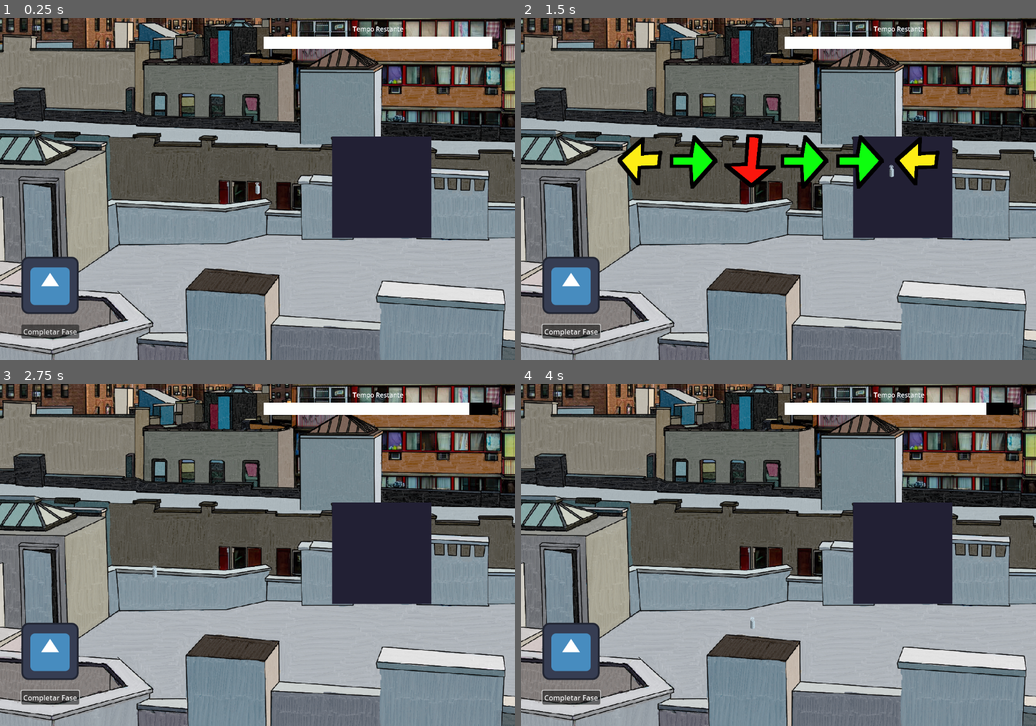
Above: before the commit, frames 1-4 (two rows, left to right).
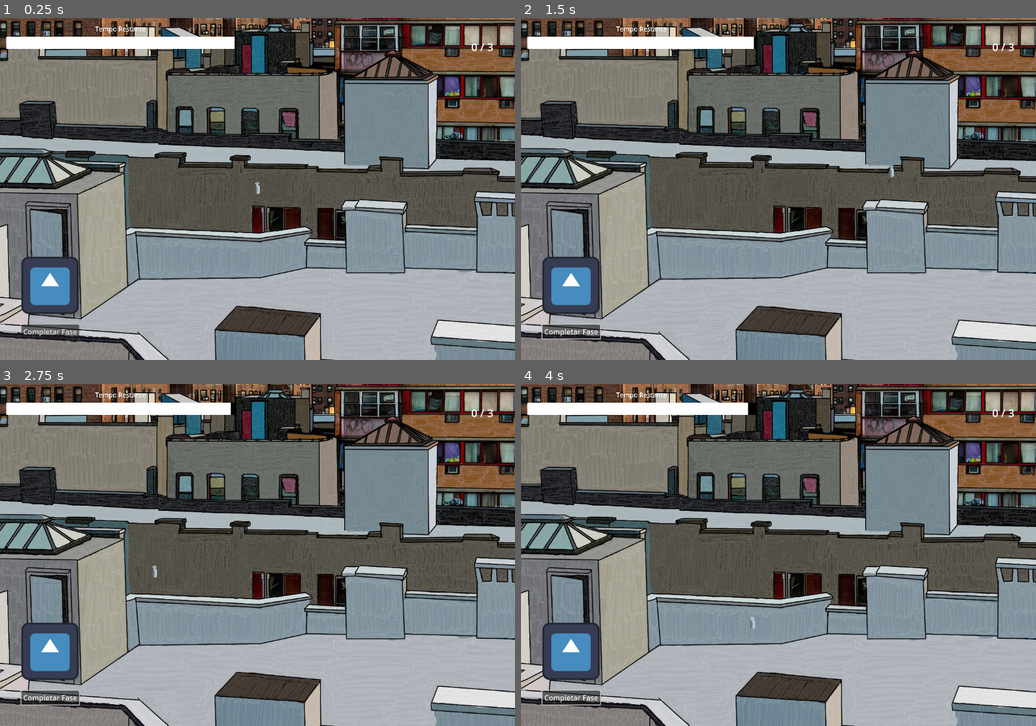
Above: after the commit, the same moments.

Repository: SrZolda/Jogo_Das_Paginas_De_Codigo
Game: Godot game, scene res://levels/level_scene_test/level_scene_test.tscn
The game is run twice, just before and just after one commit, with the same random seed, the same clock (stepped at 60 frames per second) and the same inputs. Before the commit the project starts from res://levels/main_scene/main_scene.tscn. The engine's default icon, where the game draws it, is replaced by a stand-in: a white triangle on a blue panel in a dark square.
Inputs (mouse positions are in pixels of both pictures, inside the frame that each line leads up to):
- Up to frame 1 (0.25 s): no input
- Up to frame 2 (1.5 s): click "Completar Fase" at 0.5 s; tap Enter at 1.25 s; move the mouse to (891, 171) at 1.27 s; hold D (right) from 1.28 s (still down); click (891, 171) at 1.35 s
- Up to frame 3 (2.75 s): move the mouse to (154, 572) at 2.02 s; release D (right) at 2.03 s; hold S (down) from 2.03 s (still down); click (154, 572) at 2.1 s
- Up to frame 4 (4 s): tap Space at 2.75 s; move the mouse to (830, 479) at 2.77 s; release S (down) at 2.78 s; hold D (right) 2.78-3.53 s; click (830, 479) at 2.85 s; tap Enter at 3.5 s; move the mouse to (752, 623) at 3.52 s; hold W (up) from 3.53 s (still down); click (752, 623) at 3.6 s

The runs differ from the first frame. In frame 1, 72% of the frame differs, in the area x 0-100%, y 0-100%; in frame 2, 73%; in frame 3, 72%; in frame 4, 72%.
Error before the commit: Cannot call method 'get_child_count' on a null value. (res://levels/level_scene_template/level_scene_template.gd:35)

Commit message:
ajeitei algumas coisas

Diff:
--- a/jogo_das_paginas_de_codigo/levels/level_scene_template/level_scene_template.tscn
+++ b/jogo_das_paginas_de_codigo/levels/level_scene_template/level_scene_template.tscn
@@ -1,9 +1,6 @@
-[gd_scene load_steps=9 format=3 uid="uid://cvvn0fkdjvsyv"]
+[gd_scene load_steps=6 format=3 uid="uid://cvvn0fkdjvsyv"]
 
 [ext_resource type="Script" uid="uid://bt8temlmwiamk" path="res://levels/level_scene_template/level_scene_template.gd" id="1_oibpb"]
-[ext_resource type="PackedScene" uid="uid://brqnoy5qrwrmd" path="res://scenes/wall/wall.tscn" id="2_k7gud"]
-[ext_resource type="Texture2D" uid="uid://6v54l87thris" path="res://assets/wall/blank_wall.png" id="3_wr4e3"]
-[ext_resource type="Texture2D" uid="uid://cwo2xqa8t66tq" path="res://assets/wall/images.jpeg" id="4_1mmg1"]
 [ext_resource type="PackedScene" uid="uid://d02bwi8tiuptm" path="res://scenes/mouse_pointer/mouse_pointer.tscn" id="5_6bycu"]
 [ext_resource type="PackedScene" uid="uid://y5f7l582mohr" path="res://scenes/status/status.tscn" id="6_tebq0"]
 [ext_resource type="PackedScene" uid="uid://dqilgv6g0xj2k" path="res://scenes/complete_level/complete_level.tscn" id="7_8vc2g"]
@@ -20,16 +17,10 @@
 
 [node name="NotCanvas" type="Node2D" parent="."]
 
+[node name="BGSprite" type="Sprite2D" parent="NotCanvas"]
+centered = false
+
 [node name="WallHolder" type="Node2D" parent="NotCanvas"]
-
-[node name="Wall" parent="NotCanvas/WallHolder" instance=ExtResource("2_k7gud")]
-position = Vector2(385, 379)
-blank_image = ExtResource("3_wr4e3")
-
-[node name="Wall2" parent="NotCanvas/WallHolder" instance=ExtResource("2_k7gud")]
-position = Vector2(854, 379)
-blank_image = ExtResource("3_wr4e3")
-image = ExtResource("4_1mmg1")
 
 [node name="MousePointer" parent="NotCanvas" instance=ExtResource("5_6bycu")]
 position = Vector2(565, 295)
--- /dev/null
+++ b/jogo_das_paginas_de_codigo/levels/level_scene_test/level_scene_test.tscn
@@ -0,0 +1,37 @@
+[gd_scene load_steps=7 format=3 uid="uid://bxulghkh3ys0p"]
+
+[ext_resource type="PackedScene" uid="uid://cvvn0fkdjvsyv" path="res://levels/level_scene_template/level_scene_template.tscn" id="1_s383y"]
+[ext_resource type="Texture2D" uid="uid://id8hg8b0bm44" path="res://assets/tela/paisagem sem os grafitti.png" id="2_vnvo1"]
+[ext_resource type="PackedScene" uid="uid://brqnoy5qrwrmd" path="res://scenes/wall/wall.tscn" id="3_wbn2i"]
+[ext_resource type="Texture2D" uid="uid://c83qiop5evbse" path="res://assets/tela/A/a1.png" id="4_8ekwh"]
+[ext_resource type="Texture2D" uid="uid://blskixxw6umwp" path="res://assets/tela/A/a3.png" id="5_hwq71"]
+[ext_resource type="Texture2D" uid="uid://d3dmef76hhutg" path="res://assets/tela/A/a4.png" id="6_7libp"]
+
+[node name="LevelSceneTest" instance=ExtResource("1_s383y")]
+
+[node name="BGSprite" parent="NotCanvas" index="0"]
+texture = ExtResource("2_vnvo1")
+
+[node name="a1" parent="NotCanvas/WallHolder" index="0" instance=ExtResource("3_wbn2i")]
+position = Vector2(92, 530)
+image = ExtResource("4_8ekwh")
+
+[node name="base" type="Sprite2D" parent="NotCanvas/WallHolder/a1" index="2"]
+visible = false
+texture = ExtResource("4_8ekwh")
+
+[node name="a2" parent="NotCanvas/WallHolder" index="1" instance=ExtResource("3_wbn2i")]
+position = Vector2(228, 507)
+image = ExtResource("5_hwq71")
+
+[node name="base2" type="Sprite2D" parent="NotCanvas/WallHolder/a2" index="2"]
+visible = false
+texture = ExtResource("5_hwq71")
+
+[node name="a3" parent="NotCanvas/WallHolder" index="2" instance=ExtResource("3_wbn2i")]
+position = Vector2(100, 339)
+image = ExtResource("6_7libp")
+
+[node name="base3" type="Sprite2D" parent="NotCanvas/WallHolder/a3" index="2"]
+visible = false
+texture = ExtResource("6_7libp")
--- a/jogo_das_paginas_de_codigo/levels/main_scene/main_scene.tscn
+++ /dev/null
@@ -1,93 +0,0 @@
-[gd_scene load_steps=12 format=3 uid="uid://cvvn0fkdjvsyv"]
-
-[ext_resource type="Script" uid="uid://bt8temlmwiamk" path="res://levels/main_scene/main_scene.gd" id="1_cb0mp"]
-[ext_resource type="PackedScene" uid="uid://okdrxmc0oc7g" path="res://scenes/timer/timer.tscn" id="1_k5nll"]
-[ext_resource type="Texture2D" uid="uid://id8hg8b0bm44" path="res://assets/tela/paisagem sem os grafitti.png" id="2_3tp3v"]
-[ext_resource type="PackedScene" uid="uid://dqilgv6g0xj2k" path="res://scenes/complete_level/complete_level.tscn" id="2_dgle7"]
-[ext_resource type="PackedScene" uid="uid://brqnoy5qrwrmd" path="res://scenes/wall/wall.tscn" id="2_fih5k"]
-[ext_resource type="PackedScene" uid="uid://d02bwi8tiuptm" path="res://scenes/mouse_pointer/mouse_pointer.tscn" id="3_864sq"]
-[ext_resource type="Texture2D" uid="uid://cwo2xqa8t66tq" path="res://assets/wall/images.jpeg" id="3_mapdg"]
-[ext_resource type="Texture2D" uid="uid://6v54l87thris" path="res://assets/wall/blank_wall.png" id="3_xnrf1"]
-[ext_resource type="Texture2D" uid="uid://c83qiop5evbse" path="res://assets/tela/A/a1.png" id="5_4um7e"]
-[ext_resource type="Texture2D" uid="uid://blskixxw6umwp" path="res://assets/tela/A/a3.png" id="5_61usy"]
-[ext_resource type="Texture2D" uid="uid://d3dmef76hhutg" path="res://assets/tela/A/a4.png" id="6_jmg5n"]
-
-[node name="MainScene" type="Control"]
-layout_mode = 3
-anchors_preset = 15
-anchor_right = 1.0
-anchor_bottom = 1.0
-grow_horizontal = 2
-grow_vertical = 2
-script = ExtResource("1_cb0mp")
-
-[node name="PaisagemSemOsGrafitti" type="Sprite2D" parent="."]
-position = Vector2(574, 379)
-scale = Vector2(0.881699, 0.881699)
-texture = ExtResource("2_3tp3v")
-
-[node name="NotCanvas" type="Node2D" parent="."]
-
-[node name="a1" parent="NotCanvas" instance=ExtResource("2_fih5k")]
-position = Vector2(71, 462)
-scale = Vector2(0.88, 0.88)
-image = ExtResource("5_4um7e")
-
-[node name="Sprite2D2" type="Sprite2D" parent="NotCanvas/a1"]
-visible = false
-position = Vector2(3.40909, -1.13632)
-texture = ExtResource("5_4um7e")
-
-[node name="a2" parent="NotCanvas" instance=ExtResource("2_fih5k")]
-position = Vector2(190, 440)
-scale = Vector2(0.88, 0.88)
-image = ExtResource("5_61usy")
-
-[node name="Sprite2D2" type="Sprite2D" parent="NotCanvas/a2"]
-visible = false
-position = Vector2(3.40909, -1.13632)
-texture = ExtResource("5_61usy")
-
-[node name="a3" parent="NotCanvas" instance=ExtResource("2_fih5k")]
-position = Vector2(78, 292)
-scale = Vector2(0.88, 0.88)
-image = ExtResource("6_jmg5n")
-
-[node name="Sprite2D2" type="Sprite2D" parent="NotCanvas/a3"]
-visible = false
-position = Vector2(3.40909, -1.13632)
-texture = ExtResource("6_jmg5n")
-
-[node name="Wall2" parent="NotCanvas" instance=ExtResource("2_fih5k")]
-position = Vector2(854, 379)
-blank_image = ExtResource("3_xnrf1")
-image = ExtResource("3_mapdg")
-
-[node name="MousePointer" parent="NotCanvas" instance=ExtResource("3_864sq")]
-position = Vector2(565, 295)
-
-[node name="Timer" parent="." instance=ExtResource("1_k5nll")]
-layout_mode = 1
-anchors_preset = 5
-anchor_left = 0.5
-anchor_right = 0.5
-anchor_bottom = 0.0
-grow_vertical = 1
-
-[node name="CompleteLevel" parent="." instance=ExtResource("2_dgle7")]
-layout_mode = 1
-anchors_preset = 15
-anchor_right = 1.0
-anchor_bottom = 1.0
-grow_horizontal = 2
-grow_vertical = 2
-
-[node name="PCPagesContainer" type="Control" parent="."]
-layout_mode = 1
-anchors_preset = 8
-anchor_left = 0.5
-anchor_top = 0.5
-anchor_right = 0.5
-anchor_bottom = 0.5
-grow_horizontal = 2
-grow_vertical = 2
--- a/jogo_das_paginas_de_codigo/project.godot
+++ b/jogo_das_paginas_de_codigo/project.godot
@@ -11,7 +11,7 @@
 [application]
 
 config/name="Jogo_Das_Paginas_De_Codigo"
-run/main_scene="uid://cvvn0fkdjvsyv"
+run/main_scene="uid://bxulghkh3ys0p"
 config/features=PackedStringArray("4.4", "GL Compatibility")
 config/icon="res://icon.svg"
 
